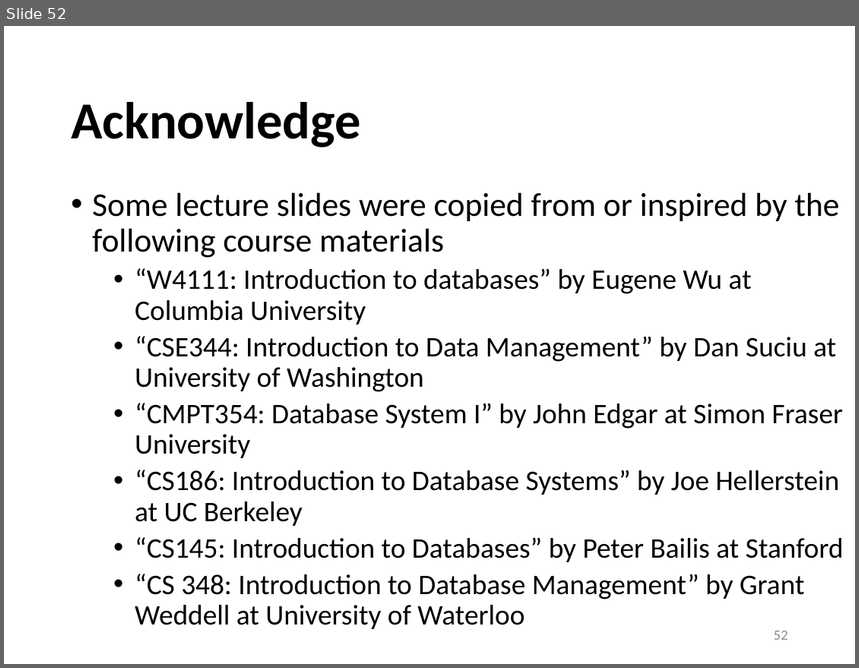
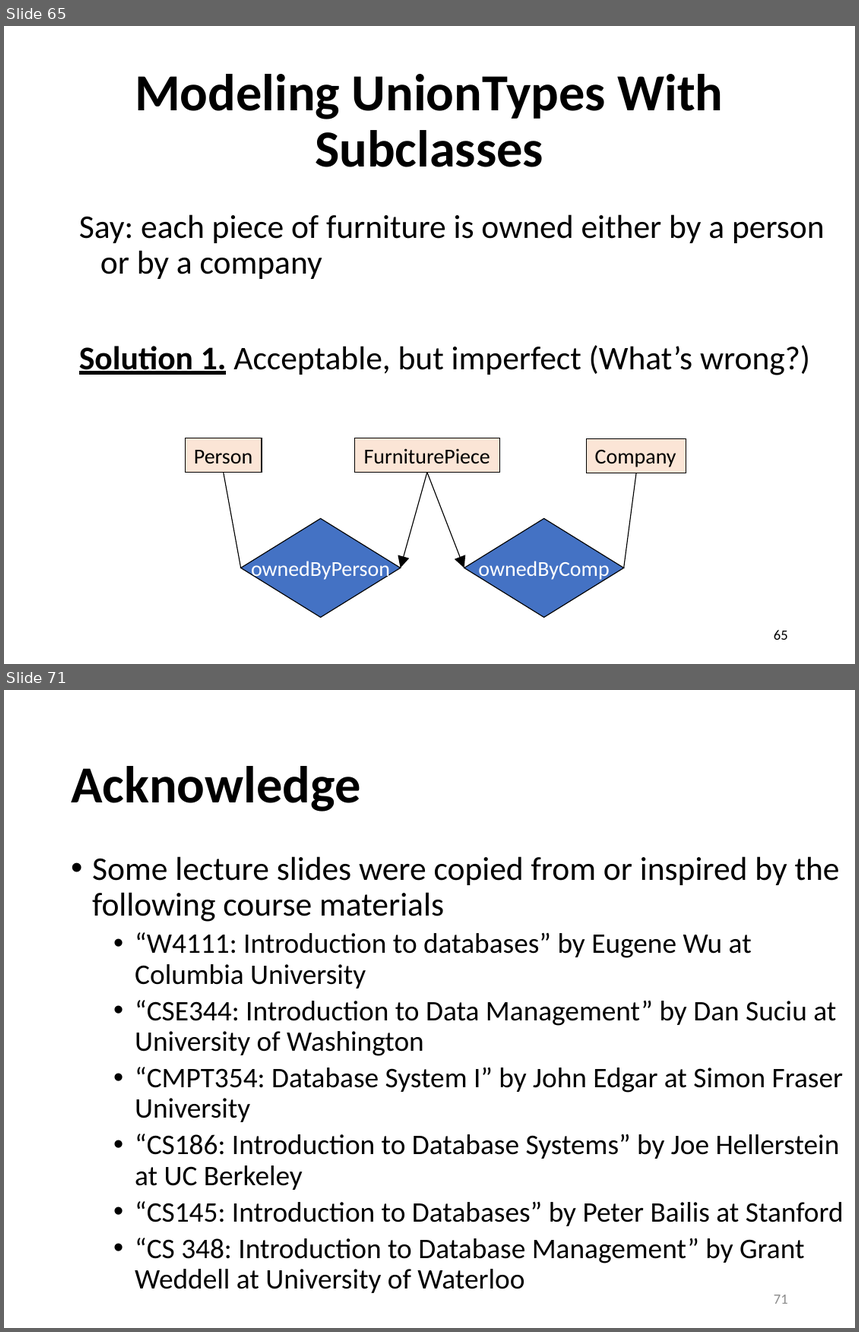
Before and after one commit to sfu-db/cmpt354, a slide deck: Lectures/lec8-er-model.pptx. Shown one above the other, each under a label of ours: slide 52 before the commit, slides 65 and 71 after it; the slides between them are not shown. The pictures are 859x668 and 859x1332 pixels, drawn with LibreOffice and Linux fonts; fonts in the diff are those of the drawing. Boxes give left, top, right and bottom in pixels: in the first picture for what was removed or moved away, otherwise in the second. Text is boxed around its words. In the diff, an @@ line names an element or a change of style, - is before the commit and + after.

```diff
--- a/Lectures/lec8-er-model.pptx
+++ b/Lectures/lec8-er-model.pptx
@@ slide 65 added at (4,26,855,664), background #FFFFFF @@
@@ title added at (135,74,723,167), 44 pt, text #000000, bold @@
+Modeling UnionTypes With Subclasses
@@ text added at (79,214,825,376), 28 pt, text #000000 @@
+Say: each piece of furniture is owned either by a person or by a company
+Solution 1. Acceptable, but imperfect (What’s wrong?)
@@ rectangle added at (186,438,262,472), fill #FBE5D6, outline #000000 0.75 pt, 18 pt, text #000000 @@
+Person
@@ rectangle added at (354,438,500,472), fill #FBE5D6, outline #000000 0.75 pt, 18 pt, text #000000 @@
+FurniturePiece
@@ rectangle added at (587,439,686,473), fill #FBE5D6, outline #000000 0.75 pt, 18 pt, text #000000 @@
+Company
@@ line added from (240, 568) to (224, 473), #000000 0.75 pt @@
@@ arrow added from (427, 473) to (401, 568), #000000 0.75 pt @@
@@ arrow added from (427, 473) to (465, 568), #000000 0.75 pt @@
@@ line added from (623, 568) to (636, 474), #000000 0.75 pt @@
@@ diamond added at (240,518,401,617), fill #4472C4, outline #000000 0.75 pt, 18 pt, text #FFFFFF @@
+ownedByPerson
@@ diamond added at (465,518,624,617), fill #4472C4, outline #000000 0.75 pt, 18 pt, text #FFFFFF @@
+ownedByComp
@@ page number added at (774,630,788,640), 12 pt, text #000000 @@
+65
@@ what was slide 52 is now slide 71 @@
@@ page number at (774,1295,788,1304): text changed @@
-52
+71
```
Also in this commit, not shown: 2 slides changed, 18 other slides added, 1 other file.
